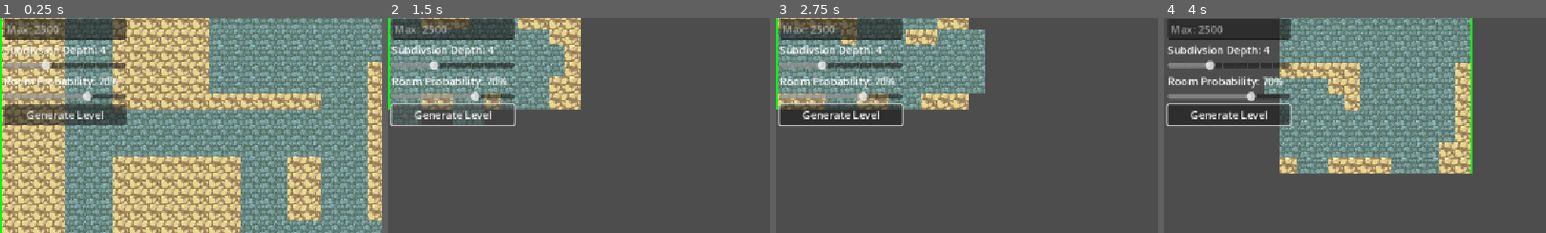
Above: before the commit, frames 1-4 (left to right).
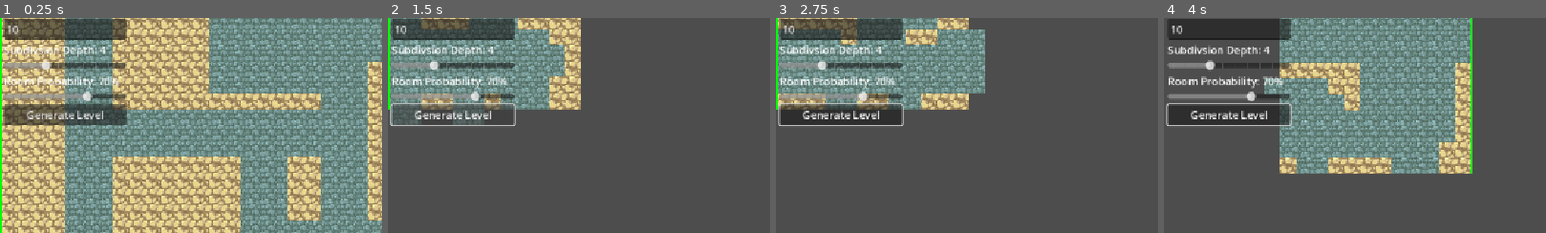
Above: after the commit, the same moments.

Repository: ThatGuyIain/Mystery-Dungeon-Generator
Game: Godot game, scene res://scenes/generator.tscn
Two runs of this game, one before a commit and one after it. Both use one fixed random seed, a clock stepped at 60 frames per second and the inputs below.
Inputs (mouse positions are % of the whole screen's width and height, from its top left):
- Up to frame 1 (0.25 s): no input
- Up to frame 2 (1.5 s): click (9, 7) at 0.52 s; type "12" at 0.6 s; click (9, 16) at 0.75 s; type "12" at 0.83 s; click "Generate Level" at 1.25 s
- Up to frame 3 (2.75 s): tap Enter at 2 s; move the mouse to (72, 45) at 2.02 s; hold Right from 2.03 s (still down); click (72, 45) at 2.17 s; tap Space at 2.27 s
- Up to frame 4 (4 s): release Right at 2.75 s; tap Space at 2.75 s; drag from (30, 55) to (45, 70) at 2.77 s; tap Enter at 3.5 s; move the mouse to (60, 28) at 3.52 s; hold Right from 3.53 s (still down)
The pictures show only the part of the screen within x 0-50%, y 23-73%; the shares and areas given below are measured in that part.

The runs differ from the first frame. In frame 1, 0.3% of the frame differs, in the area x 2-16%, y 3-8%; in frame 2, 0.3%; in frame 3, 0.3%; in frame 4, 0.3%.

Commit message:
Minor fixes

Diff:
--- a/scenes/generator.tscn
+++ b/scenes/generator.tscn
@@ -1620,6 +1620,7 @@
 
 [node name="Room Quantity" type="LineEdit" parent="CanvasLayer/HBoxContainer2/VBoxContainer"]
 layout_mode = 2
+text = "10"
 placeholder_text = "Max: 2500"
 
 [node name="Label4" type="Label" parent="CanvasLayer/HBoxContainer2/VBoxContainer"]
--- a/scripts/Map.gd
+++ b/scripts/Map.gd
@@ -70,7 +70,7 @@
 			else:
 				gen_failed += 1
 
-				if gen_failed > 10:
+				if gen_failed > 50:
 					break
 
 	draw_paths()
@@ -88,7 +88,7 @@
 
 func make_room_array():
 	for leaf in root_node.get_leaves():
-		if leaf.size.y < 3 and leaf.size.x < 3:
+		if leaf.size.y < 6 and leaf.size.x < 6:
 			leaf.suitable = false
 
 		rooms.push_back(leaf)
